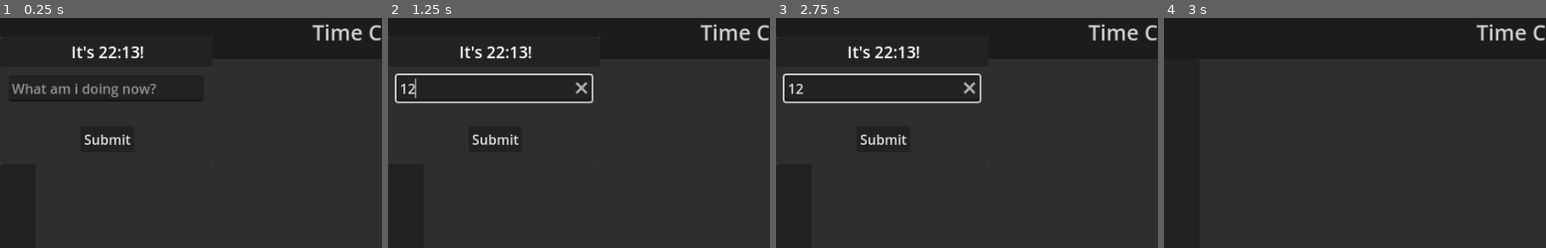
Above: before the commit, frames 1-4 (left to right).
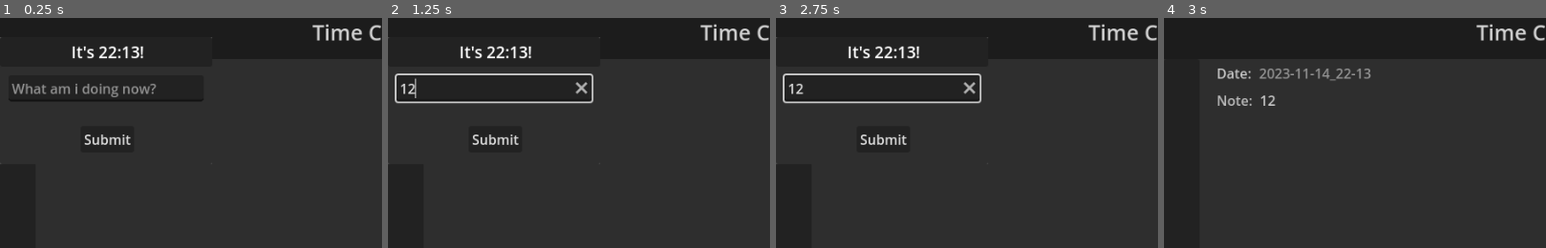
Above: after the commit, the same moments.

Repository: JellyLion/Time-Check
Game: Godot game, scene res://Main.tscn
Two runs of this game, one before a commit and one after it. Both use one fixed random seed, a clock stepped at 60 frames per second and the inputs below.
Inputs (mouse positions are % of the whole screen's width and height, from its top left):
- Up to frame 1 (0.25 s): no input
- Up to frame 2 (1.25 s): click (14, 15) at 0.52 s; type "12" at 0.6 s
- Up to frame 3 (2.75 s): click (87, 3) at 1.25 s; click (92, 3) at 2 s
- Up to frame 4 (3 s): click "Submit" at 2.75 s
The pictures show only the part of the screen within x 0-50%, y 0-50%; the shares and areas given below are measured in that part.

Frames 1-3 are identical in both runs. In frame 4, 1.1% of the frame differs, in the area x 14-55%, y 21-39%.

Commit message:
New time checks appear on storage on saved.

Diff:
--- a/Main.tscn
+++ b/Main.tscn
@@ -238,6 +238,7 @@
 [connection signal="minute_changed" from="VBoxContainer/HBoxContainer/MarginContainer/DefaultSpace/TimeAndDatePanel/CurrentTime" to="." method="_on_current_time_minute_changed"]
 [connection signal="value_changed" from="VBoxContainer/HBoxContainer/MarginContainer/DefaultSpace/TimeToCallNotification/SpinBox" to="." method="_on_spin_box_value_changed"]
 [connection signal="toggled" from="VBoxContainer/HBoxContainer/MarginContainer/DefaultSpace/StartOnCurrentTime/CheckButton" to="." method="_on_check_button_toggled"]
+[connection signal="on_saved_time_check" from="TimeCheckerNotification" to="VBoxContainer/HBoxContainer/MarginContainer/StorageSpace" method="_on_new_note_saved"]
 [connection signal="text_changed" from="TimeCheckerNotification/HBoxContainer/VBoxContainer/WhatAmIDoingNote/LineEdit" to="TimeCheckerNotification" method="_on_line_edit_text_changed"]
 [connection signal="text_submitted" from="TimeCheckerNotification/HBoxContainer/VBoxContainer/WhatAmIDoingNote/LineEdit" to="TimeCheckerNotification" method="_on_line_edit_text_submitted"]
 
--- a/Scripts/time_checker_notification.gd
+++ b/Scripts/time_checker_notification.gd
@@ -5,6 +5,8 @@
 var current_hour_minute : String
 var current_text : String
 var defaultCheckInfo := preload("res://Assets/Scenes/CheckInfo.tscn")
+
+signal on_saved_time_check(String)
 
 const TIME_CHECKS_PATH := "user://TimeChecks/"
 
@@ -45,6 +47,7 @@
 	var scene = PackedScene.new()
 	scene.pack(newCheckInfo)
 	var err = ResourceSaver.save(scene, TIME_CHECKS_PATH + saveName + ".tscn", ResourceSaver.FLAG_NONE)
+	on_saved_time_check.emit(TIME_CHECKS_PATH + saveName + ".tscn")
 
 func _on_button_pressed():
 	if notification_is_being_used:
--- a/StorageSpace.gd
+++ b/StorageSpace.gd
@@ -1,17 +1,22 @@
 extends Control
 
+var currentChecksInStorage : Array[Node]
 
 # Called when the node enters the scene tree for the first time.
 func _ready():
 	loadStoredChecks()
-
 
 func loadStoredChecks():
 	var filesArray := DirAccess.get_files_at(Configuration.TIME_CHECKS_PATH)
 	for file in filesArray:
 		var fileData := load(Configuration.TIME_CHECKS_PATH + file.get_file())
 		var loadedNode = fileData.instantiate()
+		currentChecksInStorage.append(loadedNode)
 		$ScrollContainer/StoredChecksSpace.add_child(loadedNode, false)
 
-func _on_new_note_saved():
-	print_debug("not implemented")
+
+func _on_new_note_saved(newNodePath : String):
+	var fileData = load(newNodePath)
+	var loadedNode = fileData.instantiate()
+	currentChecksInStorage.append(loadedNode)
+	$ScrollContainer/StoredChecksSpace.add_child(loadedNode, false)
